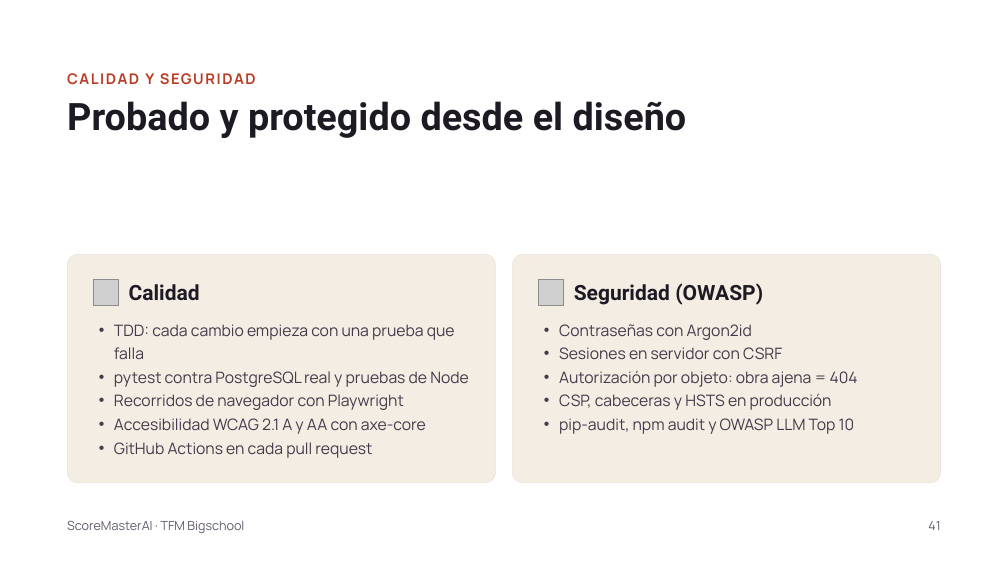
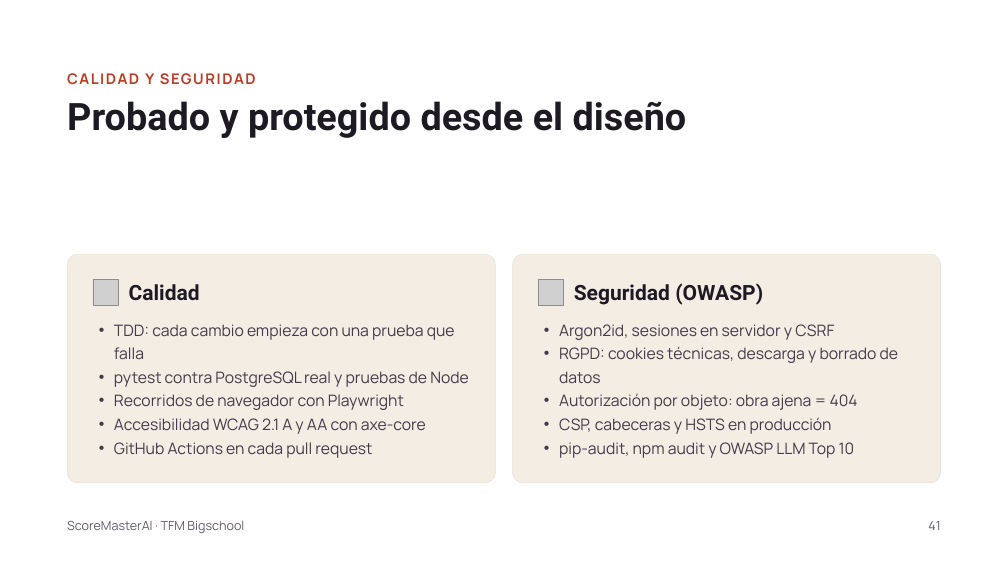
Before and after one commit to monicamorenogomez76/scoremaster-ai, a slide deck: slide 41 of docs/ScoreMasterAI · TFM.pptx. Drawn at 1008x567 pixels with LibreOffice and Linux fonts; fonts in the diff are those of the drawing; grey boxes stand for pictures. Boxes give left, top, right and bottom in pixels: in the first picture for what was removed or moved away, otherwise in the second. Text is boxed around its words. In the diff, an @@ line names an element or a change of style, - is before the commit and + after.

```diff
--- a/docs/ScoreMasterAI · TFM.pptx
+++ b/docs/ScoreMasterAI · TFM.pptx
@@ text at [559,324,898,383]: text changed @@
-• Contraseñas con Argon2id
-• Sesiones en servidor con CSRF
+• Argon2id, sesiones en servidor y CSRF
+• RGPD: cookies técnicas, descarga y borrado de datos
```
Also in this commit, not shown: 3 other slides changed, 5 other files.
